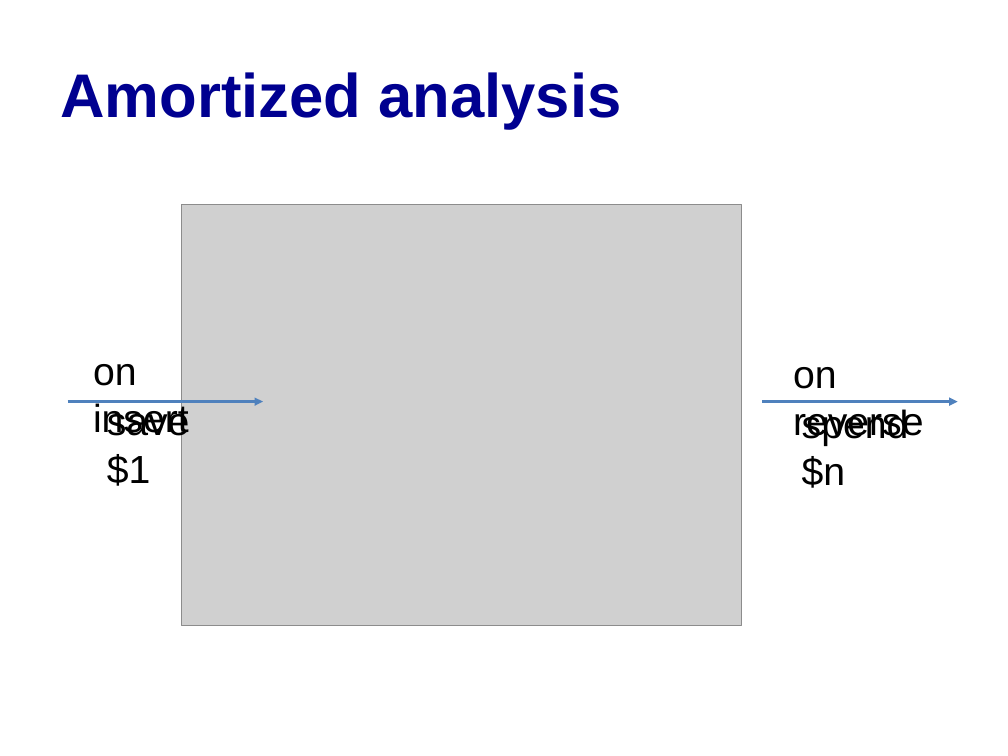
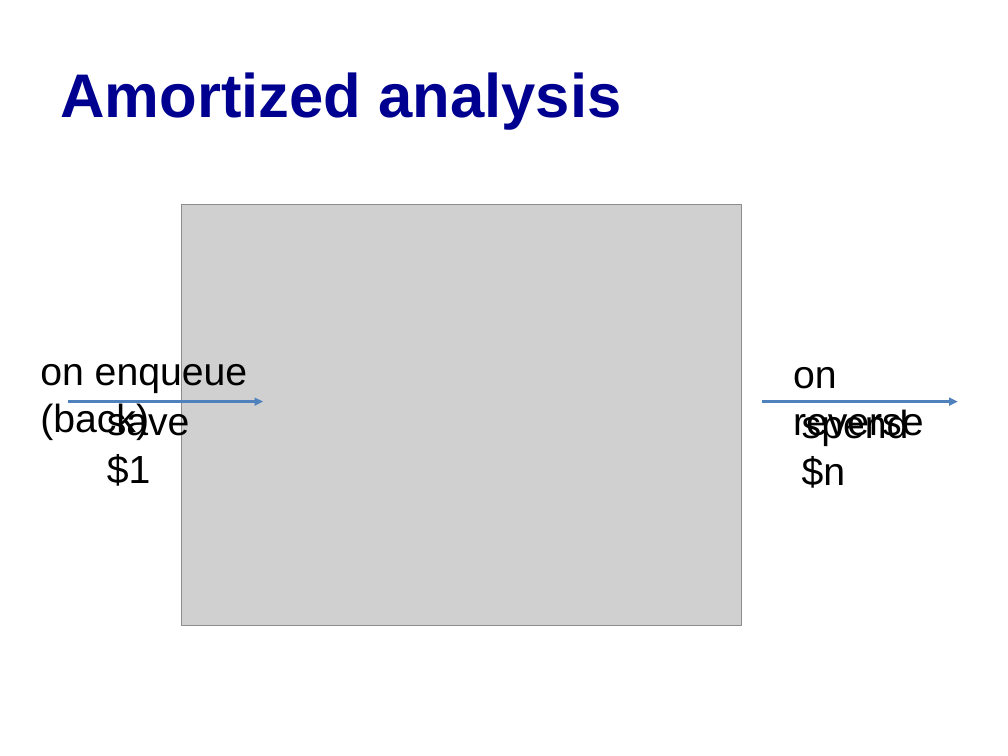
Before and after one commit to cs3110/materials-2019fa, a slide deck: slide 28 of 14-amortized/lec.pptx (slide 23 before the commit). Drawn at 1008x756 pixels with LibreOffice and Linux fonts; fonts in the diff are those of the drawing; grey boxes stand for pictures. Boxes give left, top, right and bottom in pixels: in the first picture for what was removed or moved away, otherwise in the second. Text is boxed around its words. In the diff, an @@ line names an element or a change of style, - is before the commit and + after.

```diff
--- a/14-amortized/lec.pptx
+++ b/14-amortized/lec.pptx
@@ text at <box>40,354,247,440</box>: text changed @@
-on insert
+on enqueue (back)
```
Also in this commit, not shown: 2 other slides changed, 5 slides added.
